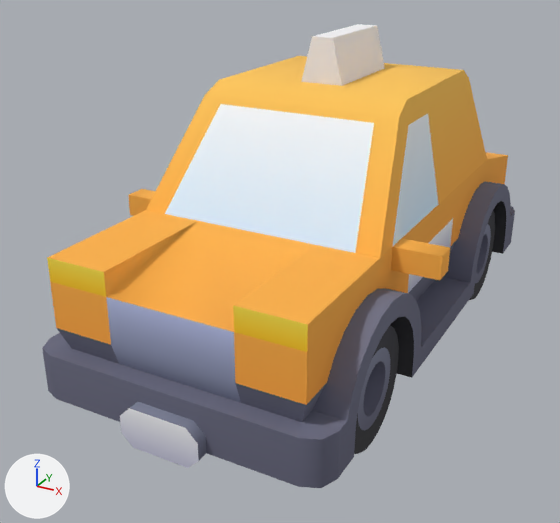
The glTF model assets/cars3d/taxi.glb as it was, and as the next commit left it.
Rendered twice from a camera (50 mm lens) standing at (1.51, -3.18, 1.96) and looking at (-0.13, -0.19, 0.47). The axes (+X, +Y, +Z) are drawn at lower left. The lights are the same throughout. The first picture is the older version. Vertices at exactly the same position are counted once.

The scene before the commit, as lines of its bpy script (objects in view):
```python
me_body = bpy.data.meshes.new('body')
me_body.from_pydata(...)  # 400 vertices, 744 faces; spans x -0.75..0.75, y -1.37..1.37, z 0.0..1.35
me_body.materials.append(mat_colormap)
me_wheel_back_left = bpy.data.meshes.new('wheel-back-left')
me_wheel_back_left.from_pydata(...)  # 216 vertices, 332 faces; spans x 0.0..0.3, y -0.3..0.3, z -0.3..0.3
me_wheel_back_left.materials.append(mat_colormap)
me_wheel_front_left = bpy.data.meshes.new('wheel-front-left')
me_wheel_front_left.from_pydata(...)  # 216 vertices, 332 faces; spans x 0.0..0.3, y -0.3..0.3, z -0.3..0.3
me_wheel_front_left.materials.append(mat_colormap)
ob_body = bpy.data.objects.new('body', me_body)
ob_body.location = (0.0, 0.025, 0.15)
ob_wheel_back_left = bpy.data.objects.new('wheel-back-left', me_wheel_back_left)
ob_wheel_back_left.location = (0.3, 0.76, 0.3)
ob_wheel_front_left = bpy.data.objects.new('wheel-front-left', me_wheel_front_left)
ob_wheel_front_left.location = (0.3, -0.76, 0.3)
```
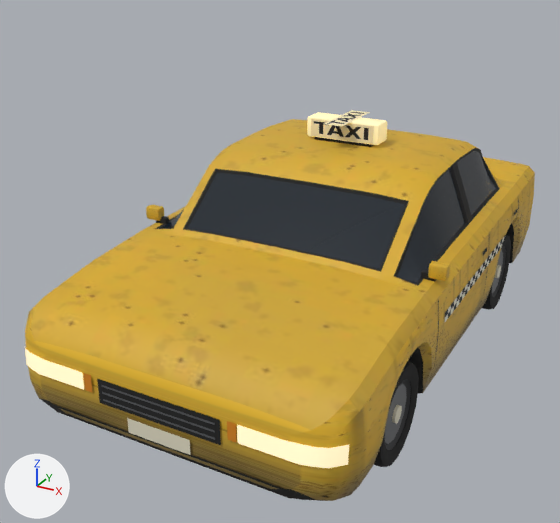
What differs and where, as boxes [x1, y1, x2, y2] in the pictures (560 x 523 px; the box of a moved part takes in the faces that stretch with it):
'body', reshaped, moved (8% wider, 16% shorter): before [42, 24, 515, 488]; after [25, 110, 535, 501]
'wheel-front-left', reshaped, moved: before [354, 325, 399, 454]; after [374, 361, 419, 467]
'wheel-back-left', reshaped, moved: before [469, 211, 495, 300]; after [482, 235, 511, 310]
'wheel-front-left.1', added: after [385, 379, 411, 450]
    faces in mat_rim_silver (dark grey #5a5c5f): [385, 383, 406, 444]
    faces in mat_rim_dark (black #2a2b2d): [385, 379, 411, 450]
    faces in mat_plate (pale yellow #e6e0c8): [392, 405, 402, 424]
'wheel-back-left.1', added: after [492, 247, 506, 297]
    faces in mat_rim_dark (black #2a2b2d): [492, 247, 506, 297]
    faces in mat_rim_silver (dark grey #5a5c5f): [492, 250, 503, 293]
part 1 of me_body, added (mostly hidden): after [421, 270, 437, 282]
part 2 of me_body, added (mostly hidden): after [156, 216, 169, 224]
part 3 of me_body, added: after [314, 137, 373, 147]
part 4 of me_body, rebuilt (8% wider, 18% shorter): before [42, 24, 515, 488]; after [25, 119, 535, 501]
part 5 of me_body, deleted: before [120, 402, 206, 468]
part 6 of me_body, deleted: before [165, 104, 374, 253]
part 7 of me_body, added: after [428, 200, 519, 378]
part 8 of me_body, added: after [146, 205, 164, 221]
part 9 of me_body, added: after [25, 348, 349, 498]
part 10 of me_body, added (beige): after [307, 110, 387, 145]
part 11 of me_wheel_front_left, deleted: before [364, 361, 385, 416]
part 12 of me_wheel_front_left, deleted: before [358, 347, 390, 430]
part 13 of me_wheel_front_left, moved or reshaped: before [354, 325, 399, 454]; after [374, 361, 419, 467]
part 14 of me_wheel_back_left, deleted: before [476, 234, 488, 274]
part 15 of me_wheel_back_left, deleted: before [475, 224, 491, 283]
part 16 of me_wheel_back_left, moved or reshaped: before [469, 211, 495, 300]; after [482, 235, 511, 310]

Diff of the bpy script that builds the scene:
```diff
--- a/assets/cars3d/taxi.glb.py
+++ b/assets/cars3d/taxi.glb.py
@@ me_body @@
-me_body.from_pydata(...)  # 400 vertices, 744 faces; spans x -0.75..0.75, y -1.37..1.37, z 0.0..1.35
-me_body.materials.append(mat_colormap)
+me_body.from_pydata(...)  # 1854 vertices, 3250 faces; spans x -0.75..0.75, y -1.35..1.39, z 0.14..1.09
+# me_body part 1: a new loose piece, a box spanning x 0.635..0.695, y -0.404..-0.379, z 0.613..0.663, in mat_trim_black (black #1a1a1a)
+# me_body part 2: a new loose piece, a box spanning x -0.695..-0.635, y -0.404..-0.379, z 0.613..0.663, in mat_trim_black (black #1a1a1a)
+# me_body part 3: a new loose piece, a box spanning x -0.15..0.15, y 0.195..0.295, z 0.955..0.985, in mat_trim_black (black #1a1a1a)
+# me_body part 4: the loose piece of 362 vertices spanning x -0.75..0.75, y -1.33..1.33, z 0.05..1.35 is rebuilt with 1268 vertices and now spans x -0.74..0.74, y -1.34..1.38, z 0.14..0.98
+# me_body part 5: the loose piece of 16 vertices spanning x -0.17..0.17, y -1.37..-1.32, z 0.0..0.17 is deleted
+# me_body part 6: the loose piece of 6 vertices spanning x -0.45..0.45, y -0.68..-0.34, z 0.65..1.07 is deleted
+# me_body part 7: 148 vertices added at x 0.66..0.75, y -0.47..0.84, z 0.21..0.71
+# me_body part 8: 148 vertices added at x -0.75..-0.66, y -0.47..0.84, z 0.21..0.71
+# me_body part 9: 112 vertices added at x -0.72..0.72, y -1.35..-1.26, z 0.16..0.41
+# me_body part 10: 68 vertices added at x -0.19..0.19, y 0.08..0.41, z 0.98..1.09
+# other edits to the shape of me_body do not show in these pictures
+me_body.materials.append(mat_body_paint)  # picture img_taxi
+me_body.materials.append(mat_trim_black)  # black #1a1a1a
+me_body.materials.append(mat_glass_tint)  # black #16202a
+me_body.materials.append(mat_bumper_plastic)  # black #2b2a28
+me_body.materials.append(mat_headlight)  # beige #fff1d0, glowing beige #cbb78b
+me_body.materials.append(mat_taillight)  # red #b01a1e
+me_body.materials.append(mat_indicator)  # orange #e08a1e
+me_body.materials.append(mat_plate)  # pale yellow #e6e0c8
+me_body.materials.append(mat_rim_silver)  # dark grey #5a5c5f
+me_body.materials.append(mat_door_seam_soft)  # dark grey #4a4540
+me_body.materials.append(mat_taxi_checker)  # picture img_checker
+me_body.materials.append(mat_taxi_sign)  # beige #faecbe, glowing yellow #a09062
+me_body.materials.append(mat_taxi_sign_text)  # picture img_taxi_sign
@@ me_wheel_front_left @@
-me_wheel_front_left.from_pydata(...)  # 216 vertices, 332 faces; spans x 0.0..0.3, y -0.3..0.3, z -0.3..0.3
-me_wheel_front_left.materials.append(mat_colormap)
+me_wheel_front_left.from_pydata(...)  # 140 vertices, 240 faces; spans x -0.1..0.1, y -0.215..0.215, z -0.21..0.21
+# me_wheel_front_left part 11: the loose piece of 48 vertices spanning x 0.2..0.3, y -0.11..0.11, z -0.11..0.11 is deleted
+# me_wheel_front_left part 12: the loose piece of 48 vertices spanning x 0.3, y -0.165..0.165, z -0.165..0.165 is deleted
+# me_wheel_front_left part 13: 120 vertices removed from x 0.0..0.3, y -0.3..0.3, z -0.3..0.3; 140 vertices added at x -0.1..0.1, y -0.215..0.215, z -0.21..0.21
+me_wheel_front_left.materials.append(mat_tire_rubber)  # black #161616
@@ me_wheel_back_left @@
-me_wheel_back_left.from_pydata(...)  # 216 vertices, 332 faces; spans x 0.0..0.3, y -0.3..0.3, z -0.3..0.3
-me_wheel_back_left.materials.append(mat_colormap)
+me_wheel_back_left.from_pydata(...)  # 140 vertices, 240 faces; spans x -0.1..0.1, y -0.215..0.215, z -0.21..0.21
+# me_wheel_back_left part 14: the loose piece of 48 vertices spanning x 0.2..0.3, y -0.11..0.11, z -0.11..0.11 is deleted
+# me_wheel_back_left part 15: the loose piece of 48 vertices spanning x 0.3, y -0.165..0.165, z -0.165..0.165 is deleted
+# me_wheel_back_left part 16: 120 vertices removed from x 0.0..0.3, y -0.3..0.3, z -0.3..0.3; 140 vertices added at x -0.1..0.1, y -0.215..0.215, z -0.21..0.21
+me_wheel_back_left.materials.append(mat_tire_rubber)  # black #161616
@@ ob_body @@
 ob_body = bpy.data.objects.new('body', me_body)
-ob_body.location = (0.0, 0.025, 0.15)
+ob_body.location = (0.0, 0.0, 0.0)
@@ ob_wheel_front_left @@
 ob_wheel_front_left = bpy.data.objects.new('wheel-front-left', me_wheel_front_left)
-ob_wheel_front_left.location = (0.3, -0.76, 0.3)
+ob_wheel_front_left.location = (0.615, -0.76, 0.215)
@@ ob_wheel_back_left @@
 ob_wheel_back_left = bpy.data.objects.new('wheel-back-left', me_wheel_back_left)
-ob_wheel_back_left.location = (0.3, 0.76, 0.3)
+ob_wheel_back_left.location = (0.615, 0.76, 0.215)
@@ ob_wheel_back_left_1 @@
+ob_wheel_back_left_1 = bpy.data.objects.new('wheel-back-left.1', me_wheel_back_left_1)  # 105 vertices, 180 faces; spans x 0.06..0.088, y -0.143..0.143, z -0.143..0.143; in mat_rim_dark (black #2a2b2d), mat_rim_silver (dark grey #5a5c5f), mat_plate (pale yellow #e6e0c8)
+ob_wheel_back_left_1.location = (0.615, 0.76, 0.215)
@@ ob_wheel_front_left_1 @@
+ob_wheel_front_left_1 = bpy.data.objects.new('wheel-front-left.1', me_wheel_back_left_1.copy())
+ob_wheel_front_left_1.location = (0.615, -0.76, 0.215)
```
